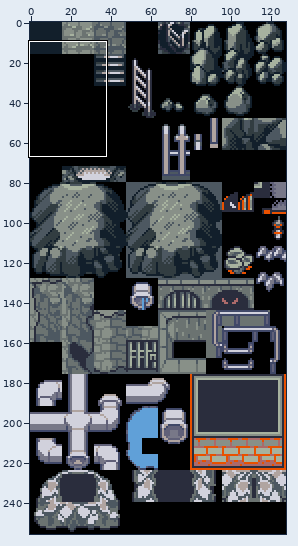
Sprite sheet -- data/tilesets/secondary/pokescape_sewers/tiles.png. Above: a wide view before the commit, with the close-up outlined.
Close-up. Before:
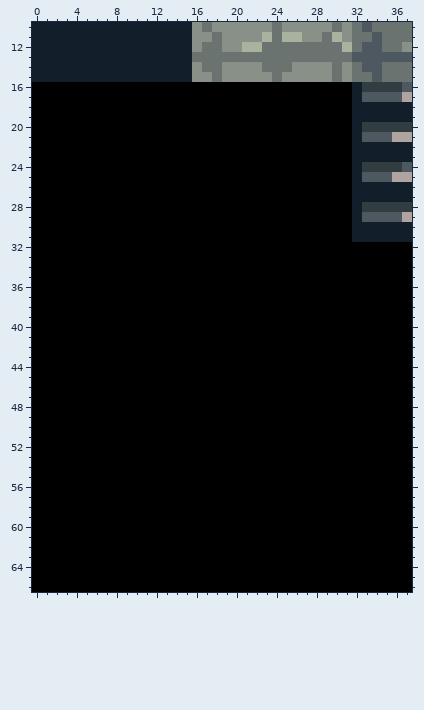
The file is 128x256 pixels. Shown: x 0..37, y 10..66.
After:
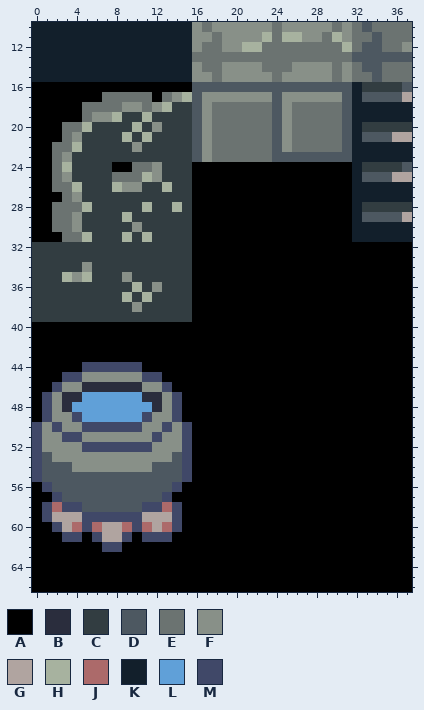
Palette (. is transparent): A #000000  B #2a2d3d  C #323d41  D #4d5861  E #6b7371  F #889088  G #b0a4a0  H #a7b29f  J #ac6a6a  K #121f2b  L #60a0d8  M #404868
Diff:
@@ x 0..37 @@
 15 KKKKKKKKKKKKKKKKFFEFFFFFEFFFFFEFEEDEEE
-16 AAAAAAAAAAAAAAAAAAAAAAAAAAAAAAAAKCCCCD
-17 AAAAAAAAAAAAAAAAAAAAAAAAAAAAAAAAKDDDDG
-18 AAAAAAAAAAAAAAAAAAAAAAAAAAAAAAAAKKKKKK
-19 AAAAAAAAAAAAAAAAAAAAAAAAAAAAAAAAKKKKKK
-20 AAAAAAAAAAAAAAAAAAAAAAAAAAAAAAAAKCCCCC
-21 AAAAAAAAAAAAAAAAAAAAAAAAAAAAAAAAKDDDGG
-22 AAAAAAAAAAAAAAAAAAAAAAAAAAAAAAAAKKKKKK
-23 AAAAAAAAAAAAAAAAAAAAAAAAAAAAAAAAKKKKKK
-24 AAAAAAAAAAAAAAAAAAAAAAAAAAAAAAAAKCCCCD
-25 AAAAAAAAAAAAAAAAAAAAAAAAAAAAAAAAKDDDGG
-26 AAAAAAAAAAAAAAAAAAAAAAAAAAAAAAAAKKKKKK
-27 AAAAAAAAAAAAAAAAAAAAAAAAAAAAAAAAKKKKKK
-28 AAAAAAAAAAAAAAAAAAAAAAAAAAAAAAAAKCCCCC
-29 AAAAAAAAAAAAAAAAAAAAAAAAAAAAAAAAKDDDDG
-30 AAAAAAAAAAAAAAAAAAAAAAAAAAAAAAAAKKKKKK
-31 AAAAAAAAAAAAAAAAAAAAAAAAAAAAAAAAKKKKKK
-32 AAAAAAAAAAAAAAAAAAAAAAAAAAAAAAAAAAAAAA
-33 AAAAAAAAAAAAAAAAAAAAAAAAAAAAAAAAAAAAAA
-34 AAAAAAAAAAAAAAAAAAAAAAAAAAAAAAAAAAAAAA
-35 AAAAAAAAAAAAAAAAAAAAAAAAAAAAAAAAAAAAAA
-36 AAAAAAAAAAAAAAAAAAAAAAAAAAAAAAAAAAAAAA
-37 AAAAAAAAAAAAAAAAAAAAAAAAAAAAAAAAAAAAAA
-38 AAAAAAAAAAAAAAAAAAAAAAAAAAAAAAAAAAAAAA
-39 AAAAAAAAAAAAAAAAAAAAAAAAAAAAAAAAAAAAAA
+16 AAAAAAAAAAAAAAAADDDDDDDDDDDDDDDDKCCCCD
+17 AAAAAAAEEEEEAEFHDFFFFFFFDFFFFFFDKDDDDG
+18 AAAAAEEEEFFEFHCCDFEEEEEEDFEEEEEDKKKKKK
+19 AAAAAEFFHCCHCCCCDFEEEEEEDFEEEEEDKKKKKK
+20 AAAEEHCCCCHCFCCCDFEEEEEEDFEEEEEDKCCCCC
+21 AAAEFCCCCHCHCCCCDFEEEEEEDFEEEEEDKDDDGG
+22 AAEEHCCCCCFCCCCCDFEEEEEEDFEEEEEDKKKKKK
+23 AAEFCCCCCCCCCCCCDFEEEEEEDDDDDDDDKKKKKK
+24 AAEHCCCCAAEEFCCCAAAAAAAAAAAAAAAAKCCCCD
+25 AAEFCCCCEEEHFCCCAAAAAAAAAAAAAAAAKDDDGG
+26 AAEEHCCCHFFCCHCCAAAAAAAAAAAAAAAAKKKKKK
+27 AAAEFCCCCCCCCCCCAAAAAAAAAAAAAAAAKKKKKK
+28 AAEEEHCCCCCHCCHCAAAAAAAAAAAAAAAAKCCCCC
+29 AAEEFCCCCHCCCCCCAAAAAAAAAAAAAAAAKDDDDG
+30 AAEEFCCCCCFCCCCCAAAAAAAAAAAAAAAAKKKKKK
+31 AAAEEHCCCHCHCCCCAAAAAAAAAAAAAAAAKKKKKK
+32 CCCCCCCCCCCCCCCCAAAAAAAAAAAAAAAAAAAAAA
+33 CCCCCCCCCCCCCCCCAAAAAAAAAAAAAAAAAAAAAA
+34 CCCCCFCCCCCCCCCCAAAAAAAAAAAAAAAAAAAAAA
+35 CCCHFHCCCFCCCCCCAAAAAAAAAAAAAAAAAAAAAA
+36 CCCCCCCCCCHCFCCCAAAAAAAAAAAAAAAAAAAAAA
+37 CCCCCCCCCHCHCCCCAAAAAAAAAAAAAAAAAAAAAA
+38 CCCCCCCCCCFCCCCCAAAAAAAAAAAAAAAAAAAAAA
+39 CCCCCCCCCCCCCCCCAAAAAAAAAAAAAAAAAAAAAA
 40 AAAAAAAAAAAAAAAAAAAAAAAAAAAAAAAAAAAAAA
@@ x 0..17 @@
 43 AAAAAAAAAAAAAAAAAA
-44 AAAAAAAAAAAAAAAAAA
-45 AAAAAAAAAAAAAAAAAA
-46 AAAAAAAAAAAAAAAAAA
-47 AAAAAAAAAAAAAAAAAA
-48 AAAAAAAAAAAAAAAAAA
-49 AAAAAAAAAAAAAAAAAA
-50 AAAAAAAAAAAAAAAAAA
-51 AAAAAAAAAAAAAAAAAA
-52 AAAAAAAAAAAAAAAAAA
-53 AAAAAAAAAAAAAAAAAA
-54 AAAAAAAAAAAAAAAAAA
-55 AAAAAAAAAAAAAAAAAA
-56 AAAAAAAAAAAAAAAAAA
-57 AAAAAAAAAAAAAAAAAA
-58 AAAAAAAAAAAAAAAAAA
-59 AAAAAAAAAAAAAAAAAA
-60 AAAAAAAAAAAAAAAAAA
-61 AAAAAAAAAAAAAAAAAA
-62 AAAAAAAAAAAAAAAAAA
+44 AAAAAMMMMMMAAAAAAA
+45 AAAMMFFFFFFMMAAAAA
+46 AAMFFBBBBBBFFMAAAA
+47 AMFBBLLLLLLBBFMAAA
+48 AMFBLLLLLLLLBFMAAA
+49 AMFFMLLLLLLMFFMAAA
+50 MFMFFMMMMMMFFMFMAA
+51 MFFMMFFFFFFFMFFMAA
+52 MFFFFMMMMMMMFFFMAA
+53 MDFFFFFFFFFFFFDMAA
+54 MDDDFFFFFFFFDDDMAA
+55 MDDDDDDDDDDDDDDMAA
+56 AMDDDDDDDDDDDDMAAA
+57 AAMDDDDDDDDDDMAAAA
+58 AMJMMDDDDDDMMJMAAA
+59 AMGGGMMMMMMGGGMAAA
+60 AAMGJMJGGJMJGJMAAA
+61 AAAMMAMGGMAMMMAAAA
+62 AAAAAAAMMAAAAAAAAA
 63 AAAAAAAAAAAAAAAAAA
Pixel boxes of the changes (left, top, right, bottom) in both close-ups:
changed: (32, 82, 352, 322)
changed: (32, 362, 192, 552)
